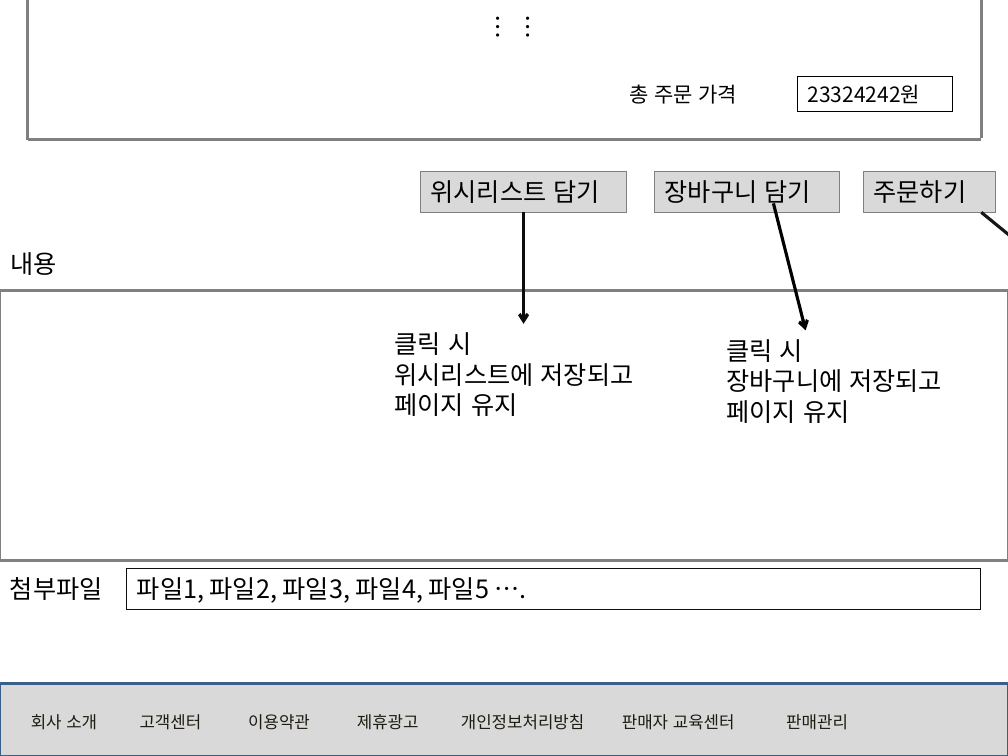
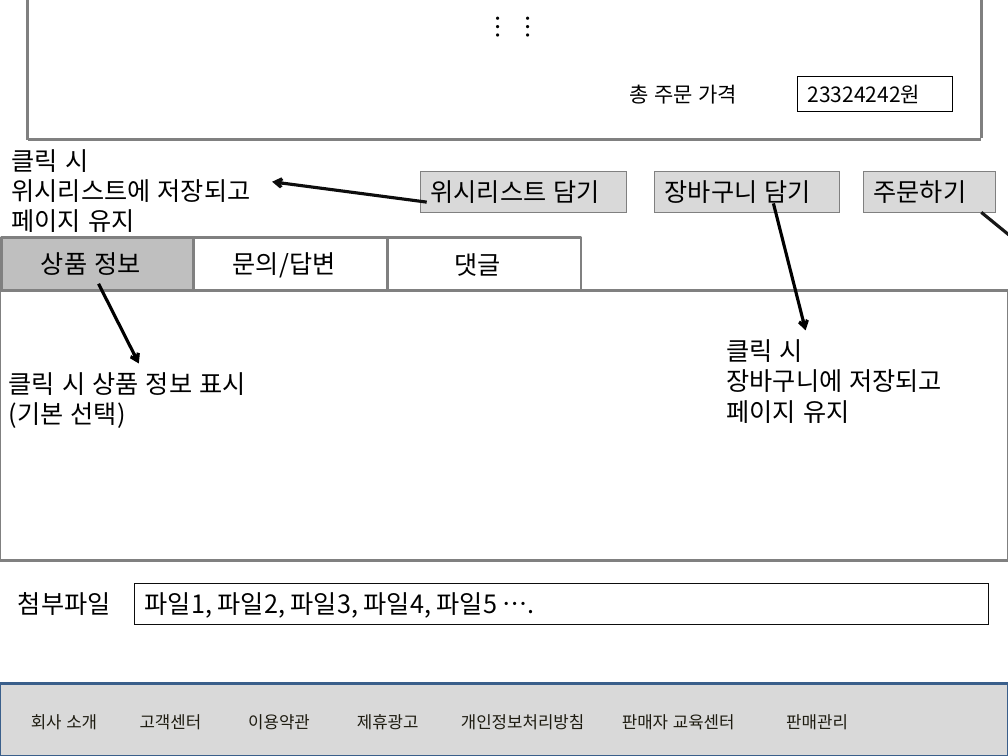
Before and after one commit to rosangels2/market, a slide deck: slide 12 of 포트폴리오/스토리보드/스토리보드.pptx. Drawn at 1008x756 pixels with LibreOffice and Linux fonts; fonts in the diff are those of the drawing. Boxes give left, top, right and bottom in pixels: in the first picture for what was removed or moved away, otherwise in the second. Text is boxed around its words. In the diff, an @@ line names an element or a change of style, - is before the commit and + after.

```diff
--- a/포트폴리오/스토리보드/스토리보드.pptx
+++ b/포트폴리오/스토리보드/스토리보드.pptx
@@ text "클릭 시": place and size @@
-text "클릭 시" at [395,332,634,416]
+text "클릭 시" at [12,149,251,232]
@@ arrow moved from (523, 213) - (523, 324) to (426, 203) - (272, 181) @@
@@ rectangle added at [2,238,196,290], fill #BFBFBF, outline #808080 2 pt @@
@@ rectangle added at [194,238,387,290], fill #FFFFFF, outline #808080 2 pt @@
@@ rectangle added at [387,238,581,290], fill #FFFFFF, outline #808080 2 pt @@
@@ text removed at [11,252,57,275] @@
-내용
@@ text added at [41,252,140,275], 18 pt, text #000000 @@
+상품 정보
@@ text added at [233,252,336,278], 18 pt, text #000000 @@
+문의/답변
@@ text added at [454,253,500,276], 18 pt, text #000000 @@
+댓글
@@ arrow added from (99, 284) to (139, 364), #000000 2.25 pt @@
@@ text added at [9,372,245,428], 18 pt, text #000000 @@
+클릭 시 상품 정보 표시
+(기본 선택)
@@ text "첨부파일": place and size @@
-text "첨부파일" at [10,577,103,600]
+text "첨부파일" at [18,592,111,615]
@@ rectangle "파일1, 파일2, 파일3, 파일4, 파일5 ...": place and size @@
-rectangle "파일1, 파일2, 파일3, 파일4, 파일5 ..." at [127,569,981,609]
+rectangle "파일1, 파일2, 파일3, 파일4, 파일5 ..." at [135,584,989,624]
```
Also in this commit, not shown: 35 other slides changed, 1 slide added, 1 slide removed, 4 other files.
